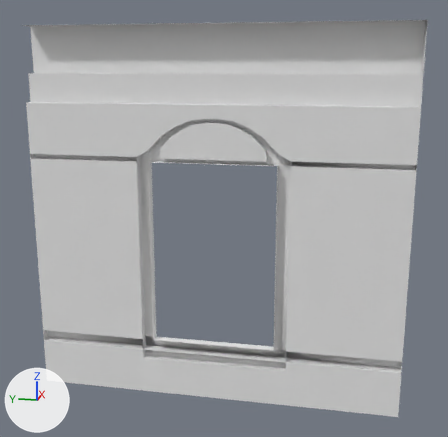
An edit to the OBJ model Monochrome Mysteries/Assets/3D Assets/Enviroment/Building_A_Windows2.obj, drawn before and after from the same camera.
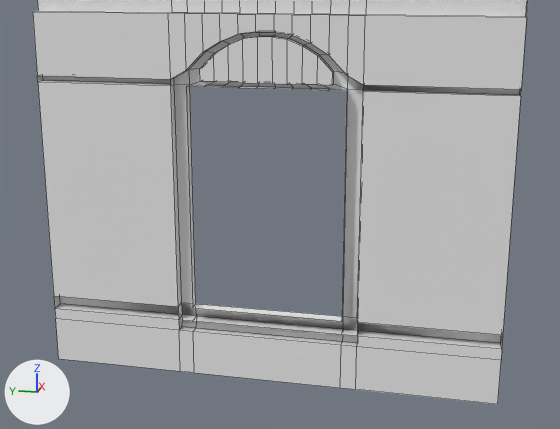
The first picture shows the older version from a camera (50 mm lens) standing at (-7.65, -4.19, 14.49) and looking at (0.16, -2.62, 12.54). The close-ups show both versions on the part from 0% to 100% of the width and 21% to 100% of the height of that picture. Lighting does not change. The marker at lower left points along +X, +Y and +Z. The close-ups show mesh edges as thin lines. Where no turn or scale is listed for an object, it has been applied to the vertices.

Before the edit, the objects in view are built like this:
```python
me_building_a_windows2 = bpy.data.meshes.new('Building_A_Windows2')
me_building_a_windows2.from_pydata(...)  # 235 vertices, 215 faces; spans x 0.0..0.26, y -5.0..0.0, z 10.0..15.0
me_building_a_windows2.materials.append(mat_initialshadinggroup)  # white #e7e7e7
ob_building_a_windows2 = bpy.data.objects.new('Building_A_Windows2', me_building_a_windows2)
ob_building_a_windows2.location = (0.0, 0.0, 0.0)
```
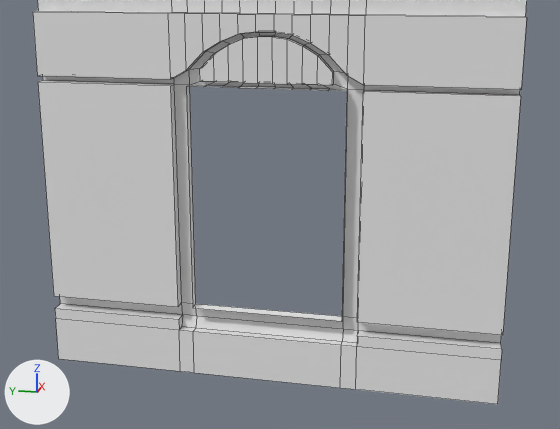
The newer file is also turned or shifted as a whole; pictures and numbers use the older file's frame.

Edits to the bpy script that builds the scene:
```text
Change me_building_a_windows2:
    used by ob_building_a_windows2; location = (0.0, 0.0, 0.0)
    remove me_building_a_windows2.from_pydata(...)  # 235 vertices, 215 faces; spans x 0.0..0.26, y -5.0..0.0, z 10.0..15.0
    add me_building_a_windows2.from_pydata(...)  # 232 vertices, 201 faces; spans x 0.0..0.26, y -5.0..0.0, z 10.0..15.0
    me_building_a_windows2 part 1
    3 vertices are removed from x 0.0, y -5.0..-1.67, z 10.64..14.4
    14 faces are deleted
```

Boxes [x1, y1, x2, y2] around the edits, measured in the close-ups (560 x 429 px):
'Building_A_Windows2', reshaped
    before: [33, 0, 528, 404]
    after: [33, 0, 527, 404]
part 1 of me_building_a_windows2, deleted
    before: [37, 0, 528, 347]
